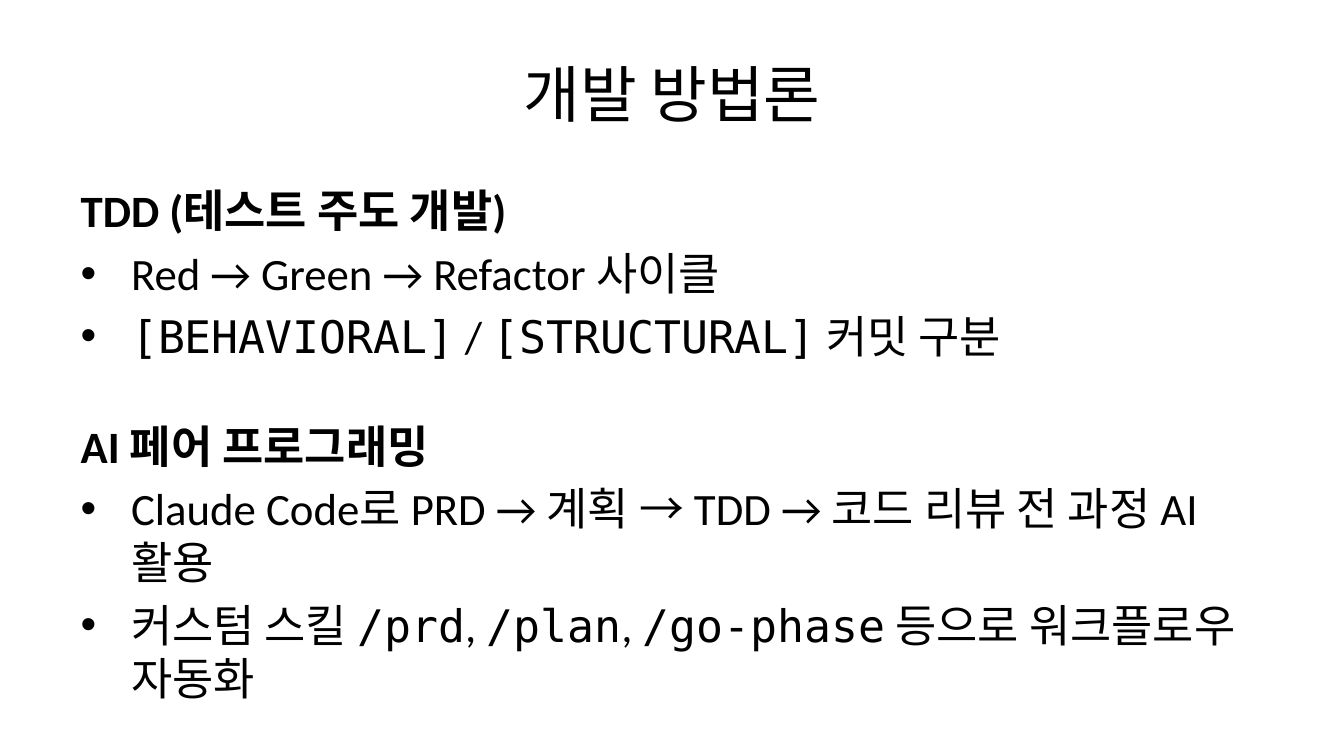
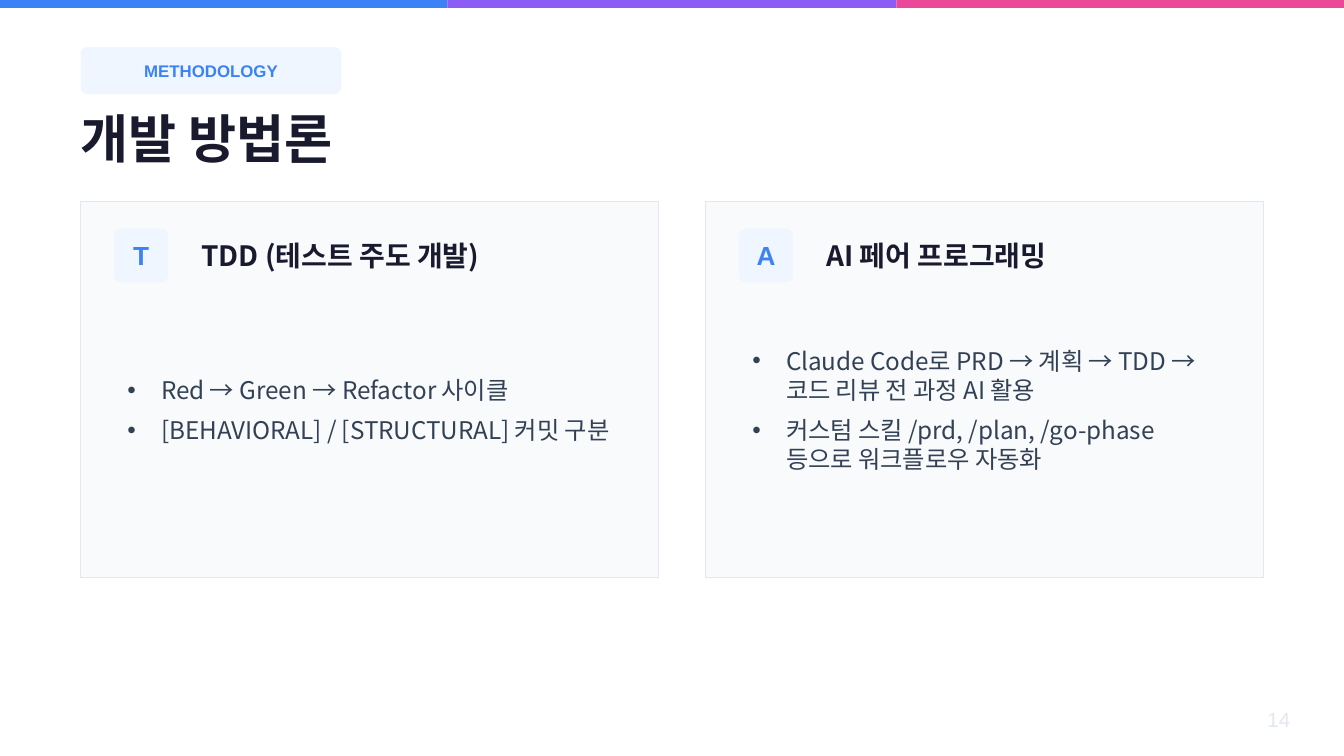
Before and after one commit to shinysky73/ai-worker, a slide deck: slide 14 of docs/REPORT_SLIDES.pptx. Drawn at 1344x756 pixels with LibreOffice and Linux fonts; fonts in the diff are those of the drawing. Boxes give left, top, right and bottom in pixels: in the first picture for what was removed or moved away, otherwise in the second. Text is boxed around its words. In the diff, an @@ line names an element or a change of style, - is before the commit and + after.

```diff
--- a/docs/REPORT_SLIDES.pptx
+++ b/docs/REPORT_SLIDES.pptx
@@ rectangle added at (0,0,448,8), fill #3B82F6 @@
@@ rectangle added at (448,0,896,8), fill #8B5CF6 @@
@@ rectangle added at (896,0,1344,8), fill #EC4899 @@
@@ rounded rectangle added at (81,47,341,94), fill #EFF6FF @@
@@ text added at (144,65,277,77), 9 pt, text #3B82F6, bold @@
+METHODOLOGY
@@ text "개발 방법론": place and size @@
-text "개발 방법론" at (523,66,820,122)
+text "개발 방법론" at (81,114,332,163)
@@ text "개발 방법론" at (81,114,332,163): size 33 to 28 pt, font Calibri to Noto Sans CJK KR, text colour #000000 to #1A1A2E, bold on; alignment centre to left @@
@@ text removed at (81,189,1235,699) @@
-TDD (테스트 주도 개발)
-• Red → Green → Refactor 사이클
-• [BEHAVIORAL] / [STRUCTURAL] 커밋 구분
-AI 페어 프로그래밍
-• Claude Code로 PRD → 계획 → TDD → 코드 리뷰 전 과정 AI 활용
-• 커스텀 스킬 /prd, /plan, /go-phase 등으로 워크플로우 자동화
@@ rectangle added at (81,202,659,578), fill #F8FAFC, outline #E2E8F0 0.5 pt @@
@@ rectangle added at (706,202,1263,578), fill #F8FAFC, outline #E2E8F0 0.5 pt @@
@@ rounded rectangle added at (114,228,168,282), fill #EFF6FF @@
@@ rounded rectangle added at (739,228,793,282), fill #EFF6FF @@
@@ text added at (133,247,149,265), 14 pt, text #3B82F6, bold @@
+T
@@ text added at (201,242,479,272), 15 pt, text #1A1A2E, bold @@
+TDD (테스트 주도 개발)
@@ text added at (757,247,776,265), 14 pt, text #3B82F6, bold @@
+A
@@ text added at (826,242,1047,269), 15 pt, text #1A1A2E, bold @@
+AI 페어 프로그래밍
@@ text added at (786,349,1166,470), 13 pt, text #334155 @@
+• Claude Code로 PRD → 계획 → TDD → 코드 리뷰 전 과정 AI 활용
+• 커스텀 스킬 /prd, /plan, /go-phase 등으로 워크플로우 자동화
@@ text added at (161,379,610,443), 13 pt, text #334155 @@
+• Red → Green → Refactor 사이클
+• [BEHAVIORAL] / [STRUCTURAL] 커밋 구분
```
Also in this commit, not shown: 15 other slides changed, 2 slides added, 1 slide removed, 1 other file.
